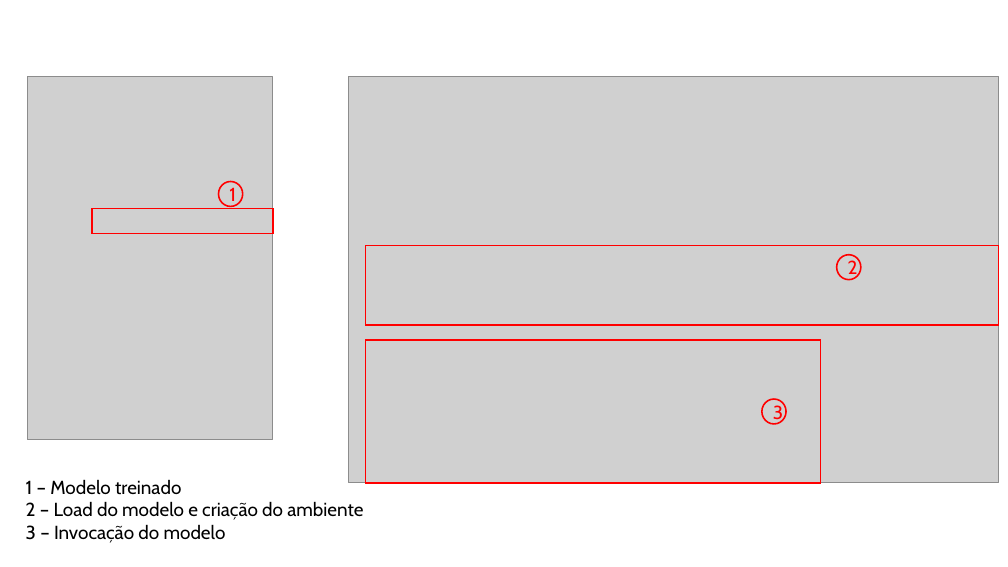
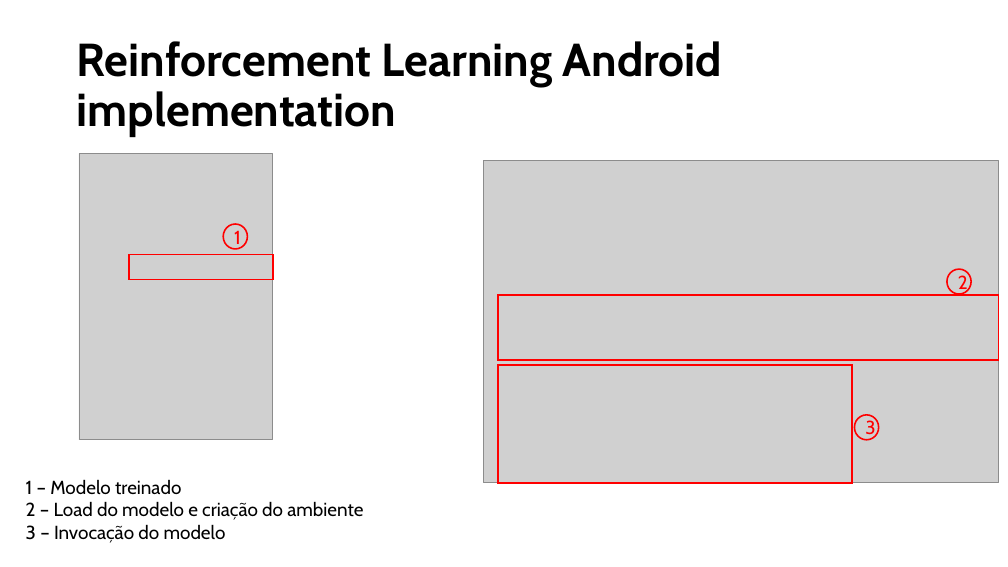
Before and after one commit to MIA-CDFR/SAASMRL, a slide deck: slide 13 of Relatórios/AR/AR_apresentação.pptx (slide 14 before the commit). Drawn at 1008x567 pixels with LibreOffice and Linux fonts; fonts in the diff are those of the drawing; grey boxes stand for pictures. Boxes give left, top, right and bottom in pixels: in the first picture for what was removed or moved away, otherwise in the second. Text is boxed around its words. In the diff, an @@ line names an element or a change of style, - is before the commit and + after.

```diff
--- a/Relatórios/AR/AR_apresentação.pptx
+++ b/Relatórios/AR/AR_apresentação.pptx
@@ title added at (77, 41, 723, 137), 44 pt, text #000000, bold @@
+Reinforcement Learning Android implementation
@@ picture: place and size @@
-picture at (27, 77, 273, 440)
+picture at (79, 154, 273, 440)
@@ picture: place and size @@
-picture at (349, 76, 999, 483)
+picture at (484, 161, 999, 483)
@@ ellipse "1": place and size @@
-ellipse "1" at (219, 181, 243, 206)
+ellipse "1" at (223, 224, 247, 249)
@@ rectangle: place and size @@
-rectangle at (92, 209, 273, 234)
+rectangle at (129, 255, 273, 280)
@@ ellipse "2": place and size @@
-ellipse "2" at (837, 255, 861, 280)
+ellipse "2" at (948, 269, 972, 294)
@@ rectangle: place and size @@
-rectangle at (365, 246, 999, 325)
+rectangle at (498, 296, 999, 360)
@@ rectangle: place and size @@
-rectangle at (365, 340, 820, 483)
+rectangle at (498, 365, 852, 483)
@@ ellipse "3": place and size @@
-ellipse "3" at (762, 399, 786, 424)
+ellipse "3" at (854, 415, 879, 440)
```
Also in this commit, not shown: 8 other slides changed, 2 slides added, 3 slides removed, 4 other files.
